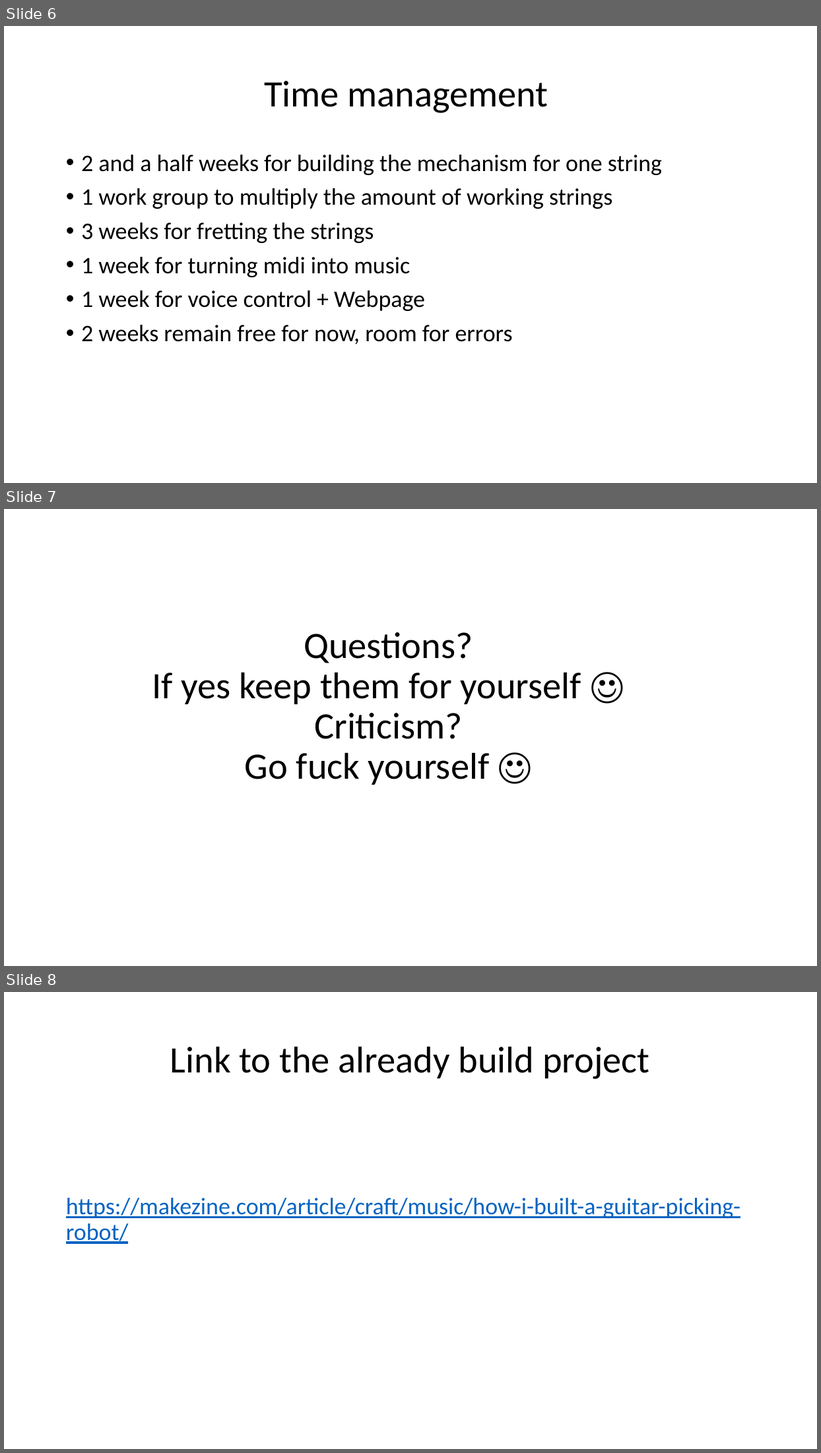
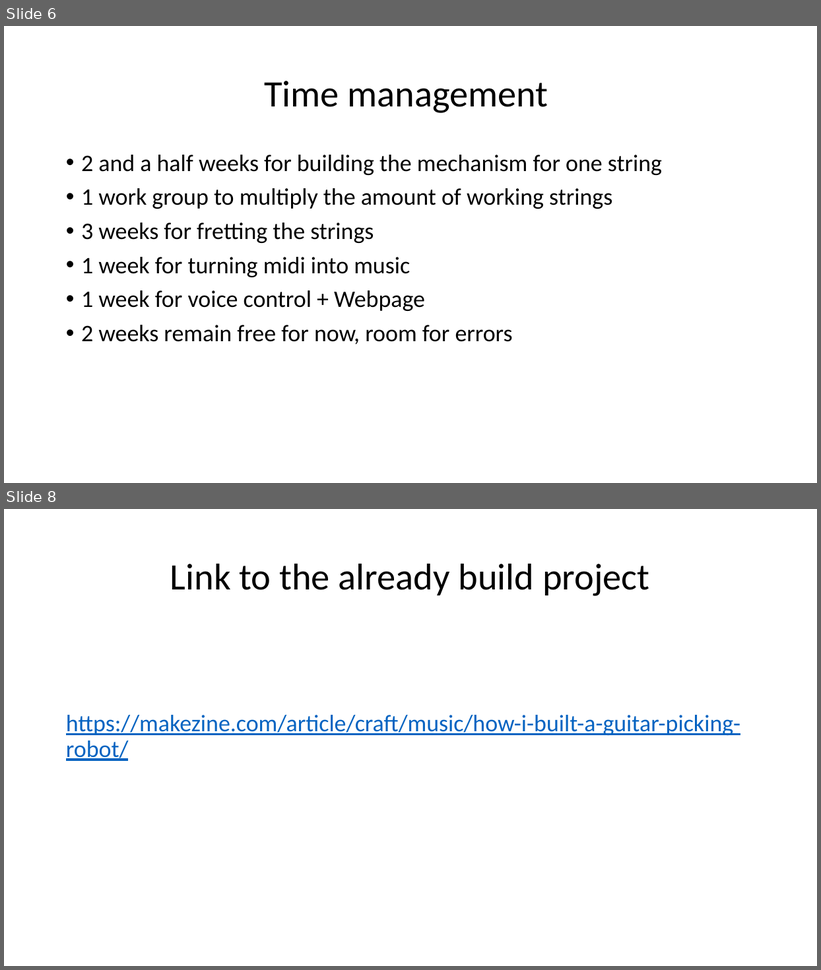
Before and after one commit to KirilVoigtlaender/SelfPlayingGuitar, a slide deck: New Devices Lab - Pitch.pptx. Shown one above the other, each under a label of ours: slides 6, 7 and 8 before the commit, slides 6 and 8 after it; the slides between them are not shown. The pictures are 821x1453 and 821x970 pixels, drawn with LibreOffice and Linux fonts; fonts in the diff are those of the drawing. Boxes give left, top, right and bottom in pixels: in the first picture for what was removed or moved away, otherwise in the second. Text is boxed around its words. In the diff, an @@ line names an element or a change of style, - is before the commit and + after.

```diff
--- a/New Devices Lab - Pitch.pptx
+++ b/New Devices Lab - Pitch.pptx
@@ slide 7 removed at box(4, 509, 817, 966), background #FFFFFF @@
@@ title removed at box(152, 632, 582, 785) @@
-Questions?
-If yes keep them for yourself ☺
-Criticism?
-Go fuck yourself ☺
```
Also in this commit, not shown: 1 slide added.
